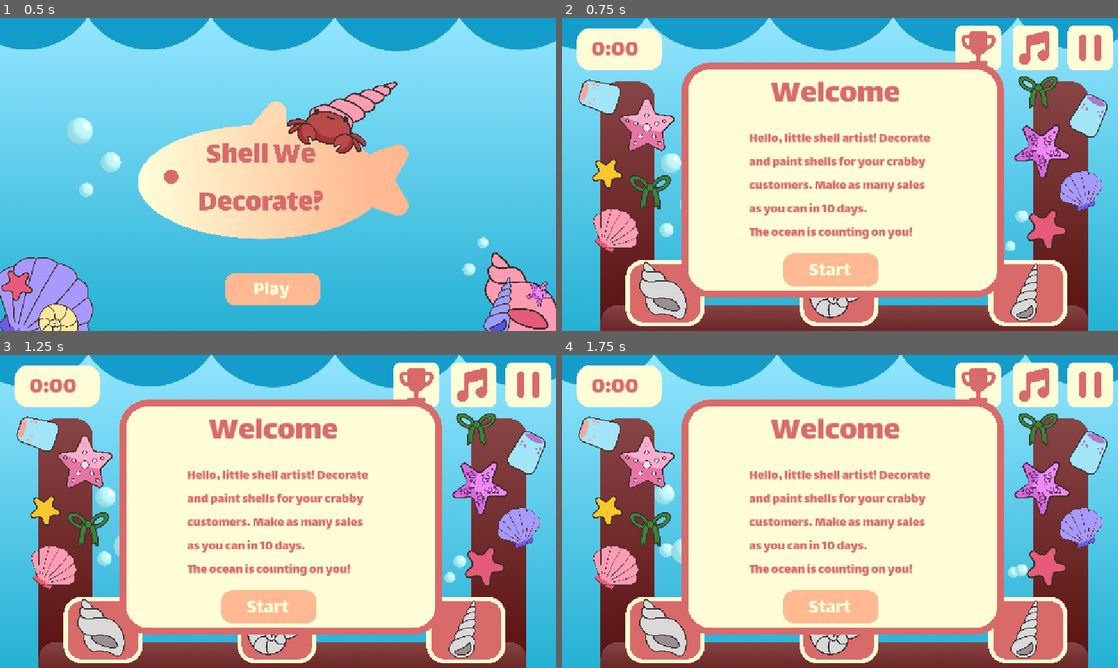
Above: before the commit, frames 1-4 (two rows, left to right).
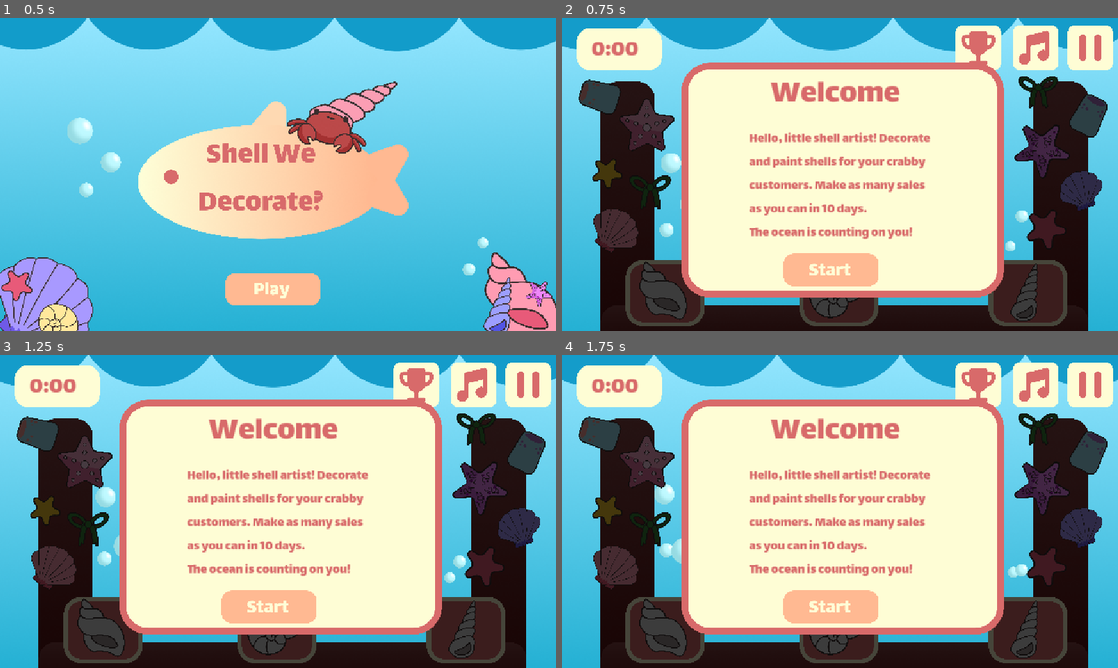
Above: after the commit, the same moments.

Repository: vishyyyyyyyyy/shell-we-decorate
Game: Godot game, scene res://scenes/menu.tscn
Same seed, same stepped clock (60 frames per second), same inputs: the game is played once before the commit and once after it.
Inputs (mouse positions are in pixels of both pictures, inside the frame that each line leads up to):
- Up to frame 1 (0.5 s): no input
- Up to frame 2 (0.75 s): tap Enter at 0.5 s; move the mouse to (834, 287) at 0.52 s; hold Right from 0.53 s (still down); tap Alt at 0.6 s; click (834, 287) at 0.67 s
- Up to frame 3 (1.25 s): keep holding Right
- Up to frame 4 (1.75 s): move the mouse to (662, 630) at 1.27 s; release Right at 1.28 s; hold Down from 1.28 s (still down); tap Shift at 1.35 s; click (662, 630) at 1.42 s

Frame 1 is identical in both runs. In frame 2, 25% of the frame differs, in the area x 3-99%, y 18-100%; in frame 3, 25%; in frame 4, 25%.

Commit message:
start game with fade in and crab @ correct positions

Diff:
--- a/new-game-project/scenes/game.tscn
+++ b/new-game-project/scenes/game.tscn
@@ -1466,6 +1466,7 @@
 [node name="Crab" type="CanvasLayer" parent="."]
 
 [node name="CanvasModulate" type="CanvasModulate" parent="Crab"]
+color = Color(0.2757, 0.2757, 0.2757, 1)
 
 [node name="shell1" type="Sprite2D" parent="Crab"]
 visible = false
@@ -1592,9 +1593,8 @@
 texture = ExtResource("41_8ool0")
 
 [node name="Crab" type="Sprite2D" parent="Crab"]
-visible = false
-z_index = 2
-position = Vector2(566.621, 552.937)
+z_index = 2
+position = Vector2(566.621, 792.937)
 scale = Vector2(0.660176, 0.660176)
 texture = ExtResource("4_37s47")
 
@@ -1614,6 +1614,7 @@
 
 [node name="CanvasModulate" type="CanvasModulate" parent="orderrequest"]
 visible = false
+color = Color(0.27451, 0.27451, 0.27451, 1)
 
 [node name="orderbubble" type="Sprite2D" parent="orderrequest"]
 visible = false
@@ -1761,6 +1762,7 @@
 [node name="stand" type="CanvasLayer" parent="."]
 
 [node name="CanvasModulate" type="CanvasModulate" parent="stand"]
+color = Color(0.27451, 0.27451, 0.27451, 1)
 
 [node name="stand" type="Sprite2D" parent="stand"]
 position = Vector2(584.969, 410.875)
